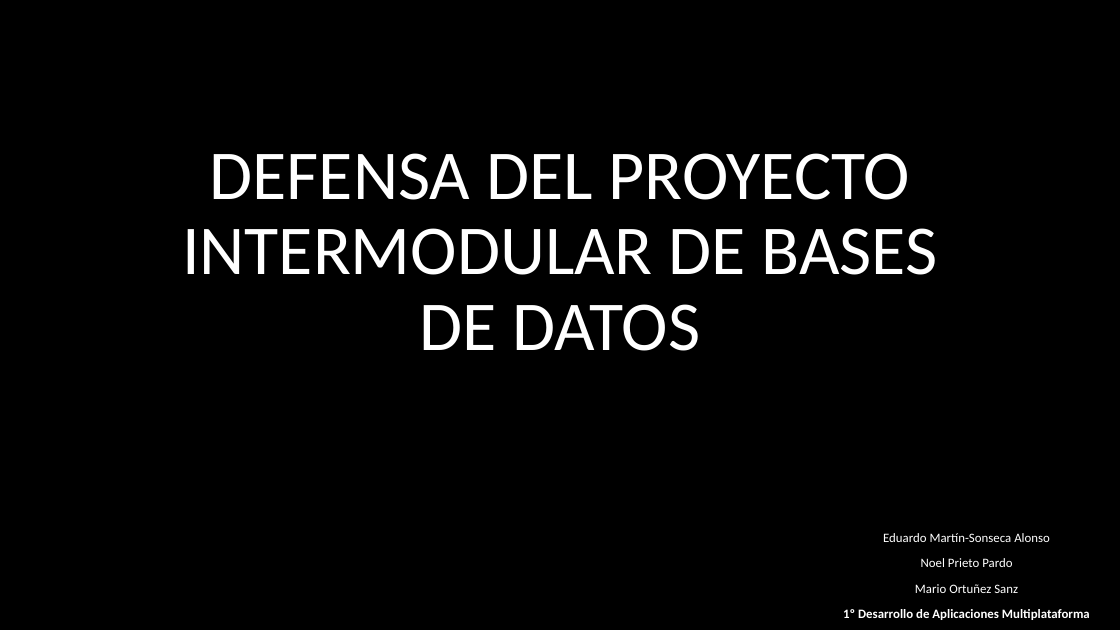
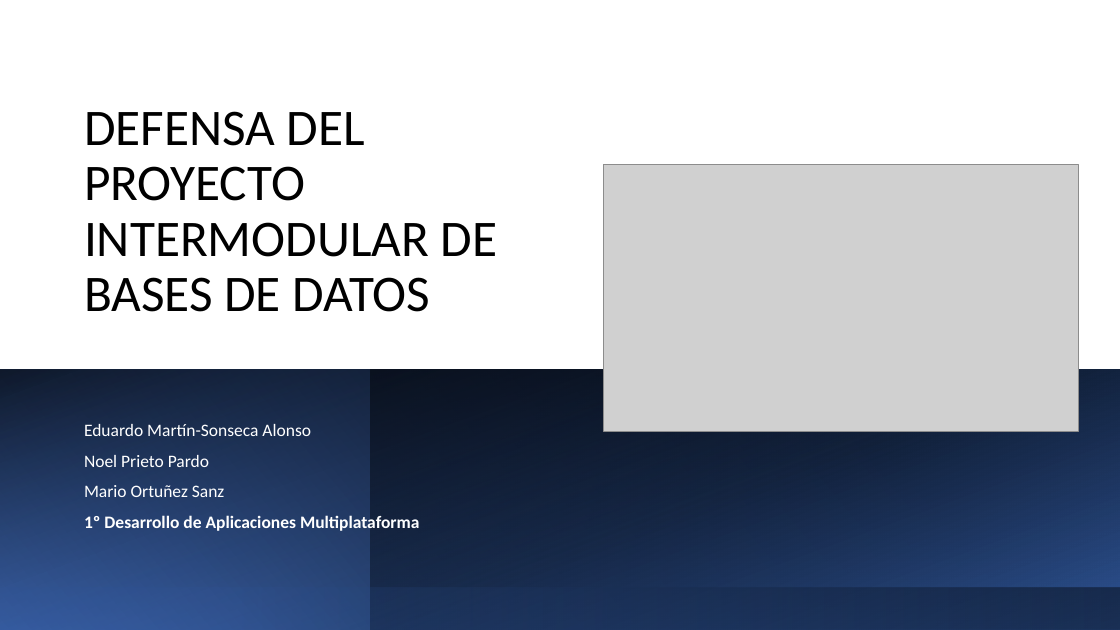
Before and after one commit to maraloeDev/Proyecto-de-Bases-de-Datos, a slide deck: slide 1 of Defensa proyecto intermodular.pptx. Drawn at 1120x630 pixels with LibreOffice and Linux fonts; fonts in the diff are those of the drawing; grey boxes stand for pictures; background and template pictures are left out. Boxes give left, top, right and bottom in pixels: in the first picture for what was removed or moved away, otherwise in the second. Text is boxed around its words. In the diff, an @@ line names an element or a change of style, - is before the commit and + after.

```diff
--- a/Defensa proyecto intermodular.pptx
+++ b/Defensa proyecto intermodular.pptx
@@ background picture (left out) to #FFFFFF @@
@@ title "DEFENSA DEL PROYECTO INTERMODULAR DE ...": place and size @@
-title "DEFENSA DEL PROYECTO INTERMODULAR DE ..." at box(182, 153, 938, 351)
+title "DEFENSA DEL PROYECTO INTERMODULAR DE ..." at box(84, 111, 498, 312)
@@ title "DEFENSA DEL PROYECTO INTERMODULAR DE ..." at box(84, 111, 498, 312): size 60 to 44 pt, text colour #FFFFFF to #000000; alignment centre to left @@
@@ picture added at box(604, 165, 1079, 432) @@
@@ rectangle added at box(0, 370, 1120, 630), fill gradient #4472C4 to #000000 @@
@@ rectangle added at box(0, 370, 1120, 630), fill gradient #203864 to #000000 @@
@@ rectangle added at box(371, 370, 1120, 630), fill gradient #000000 to #2F5597 @@
@@ subtitle "Eduardo Martín-Sonseca Alonso": place and size @@
-subtitle "Eduardo Martín-Sonseca Alonso" at box(843, 533, 1090, 620)
+subtitle "Eduardo Martín-Sonseca Alonso" at box(84, 424, 419, 533)
@@ subtitle "Eduardo Martín-Sonseca Alonso" at box(84, 424, 419, 533): size 11 to 15 pt; alignment centre to left @@
@@ rectangle added at box(0, 588, 1120, 630), fill gradient #000000 to #2F5597 @@
```
Also in this commit, not shown: 4 other slides changed, 1 slide added, 1 other file.
